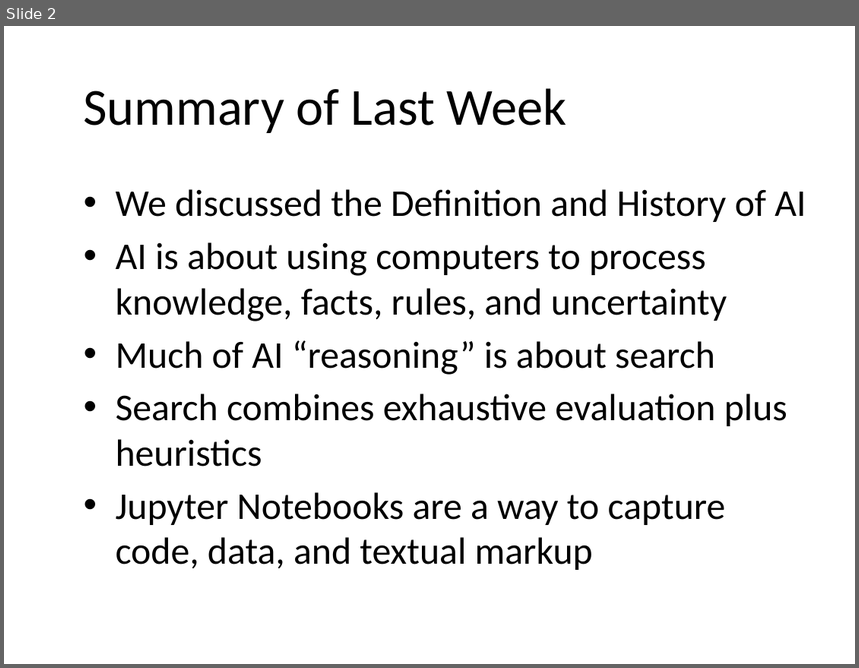
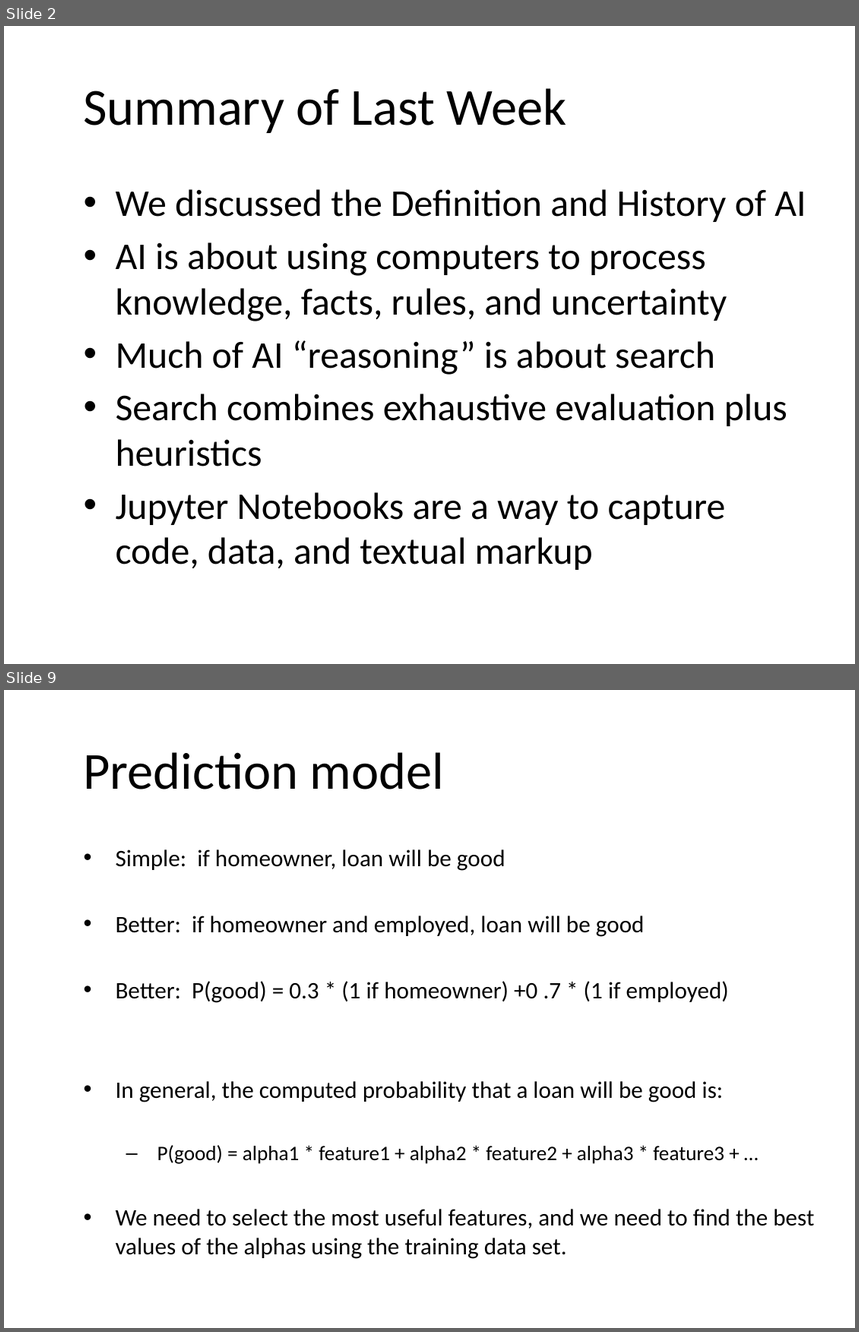
Before and after one commit to JeffRisberg/PythonNotebooksForAI, a slide deck: Documents/60-Introduction.pptx. Shown one above the other, each under a label of ours: slide 2 before the commit, slides 2 and 9 after it; the slides between them are not shown. The pictures are 859x668 and 859x1332 pixels, drawn with LibreOffice and Linux fonts; fonts in the diff are those of the drawing; background and template pictures are left out. Boxes give left, top, right and bottom in pixels: in the first picture for what was removed or moved away, otherwise in the second. Text is boxed around its words. In the diff, an @@ line names an element or a change of style, - is before the commit and + after.

```diff
--- a/Documents/60-Introduction.pptx
+++ b/Documents/60-Introduction.pptx
@@ slide 9 added at (4, 690, 855, 1328), background picture (left out) @@
@@ title added at (84, 752, 444, 790), 44 pt, text #000000 @@
+Prediction model
@@ text added at (116, 850, 814, 1259), 20 pt, text #000000 @@
+• Simple: if homeowner, loan will be good
+• Better: if homeowner and employed, loan will be good
+• Better: P(good) = 0.3 * (1 if homeowner) +0 .7 * (1 if employed)
+• In general, the computed probability that a loan will be good is:
+  – P(good) = alpha1 * feature1 + alpha2 * feature2 + alpha3 * feature3 + …
+• We need to select the most useful features, and we need to find the best values of the alphas using the training data set.
```
Also in this commit, not shown: 1 slide changed, 13 other slides added, 2 other files.
